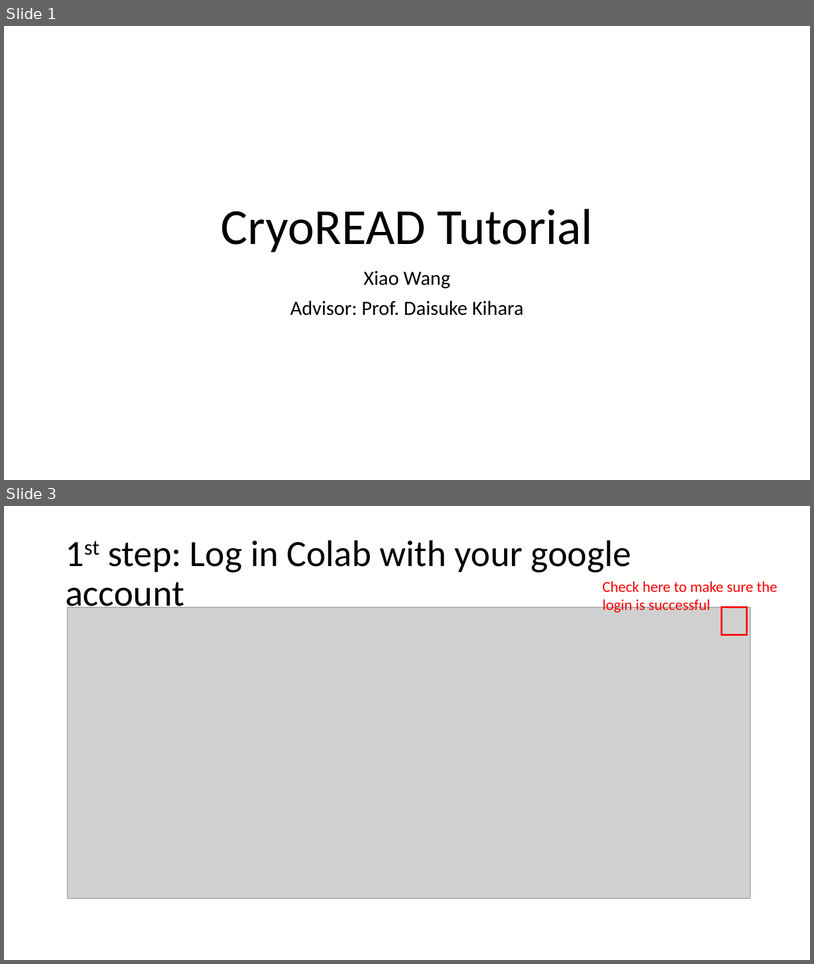
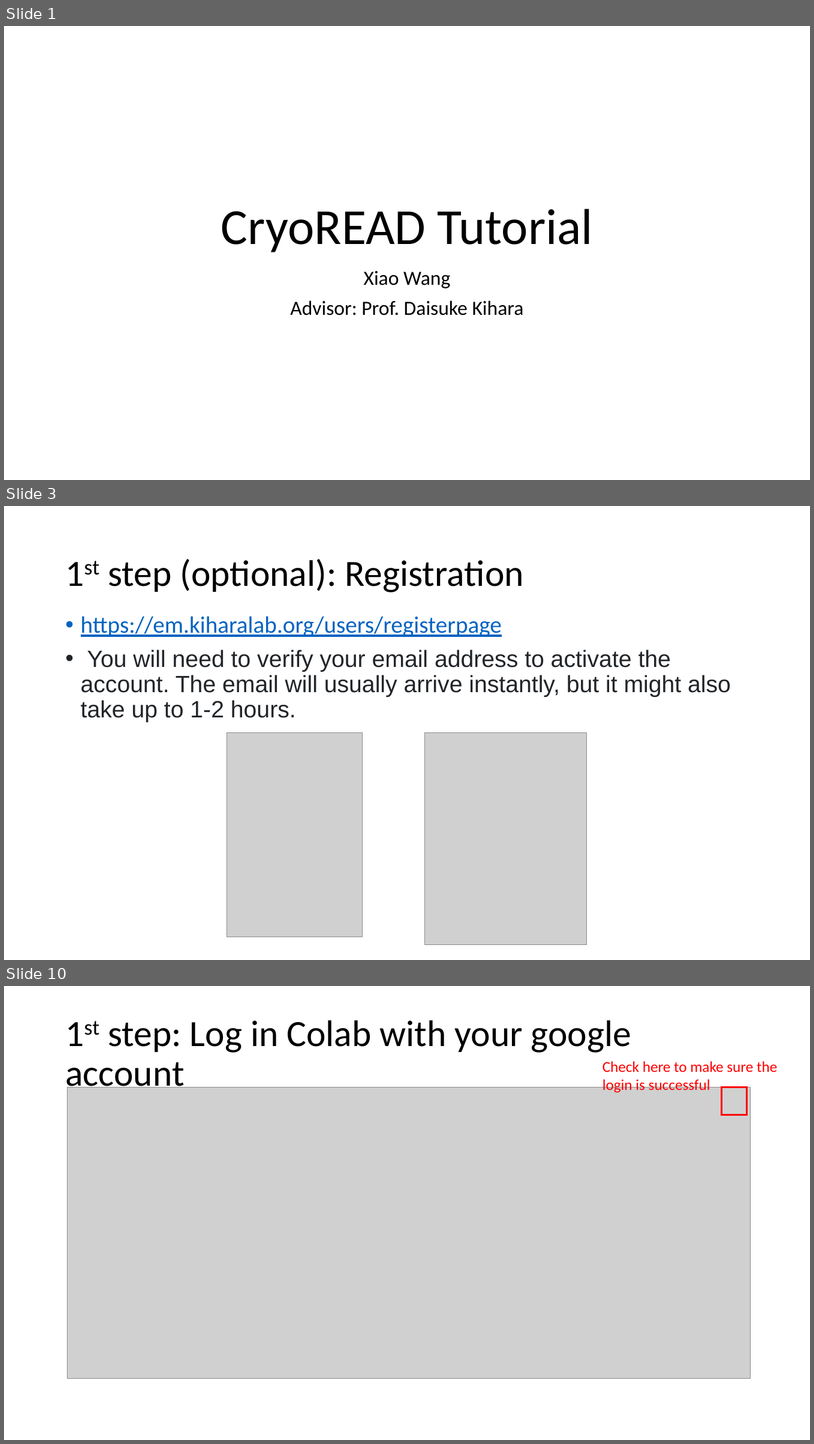
Before and after one commit to kiharalab/CryoREAD, a slide deck: CryoREAD_tutorial.pptx. Shown one above the other, each under a label of ours: slides 1 and 3 before the commit, slides 1, 3 and 10 after it; the slides between them are not shown. The pictures are 814x964 and 814x1444 pixels, drawn with LibreOffice and Linux fonts; fonts in the diff are those of the drawing; grey boxes stand for pictures. Boxes give left, top, right and bottom in pixels: in the first picture for what was removed or moved away, otherwise in the second. Text is boxed around its words. In the diff, an @@ line names an element or a change of style, - is before the commit and + after.

```diff
--- a/CryoREAD_tutorial.pptx
+++ b/CryoREAD_tutorial.pptx
@@ slide 3 added at <box>4,506,810,960</box>, background #FFFFFF @@
@@ title added at <box>108,559,524,592</box>, 44 pt, text #000000 @@
+1st step (optional): Registration
@@ text added at <box>81,616,731,722</box>, 28 pt, text #212529 @@
+• https://em.kiharalab.org/users/registerpage
+• You will need to verify your email address to activate the account. The email will usually arrive instantly, but it might also take up to 1-2 hours.
@@ picture added at <box>227,733,363,937</box> @@
@@ picture added at <box>425,733,587,945</box> @@
@@ what was slide 3 is now slide 10 @@
```
Also in this commit, not shown: 7 slides changed, 6 other slides added, 1 slide removed.
